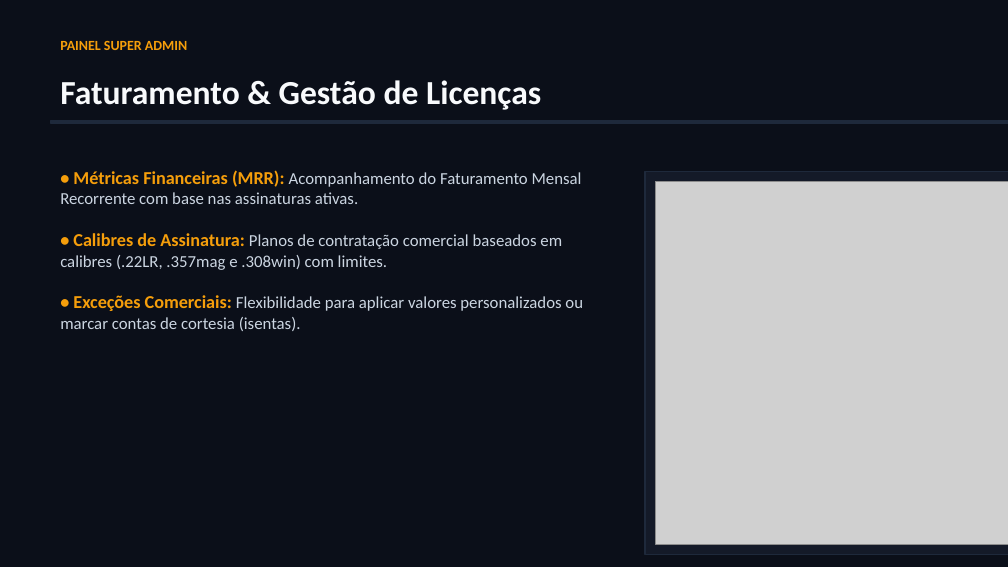
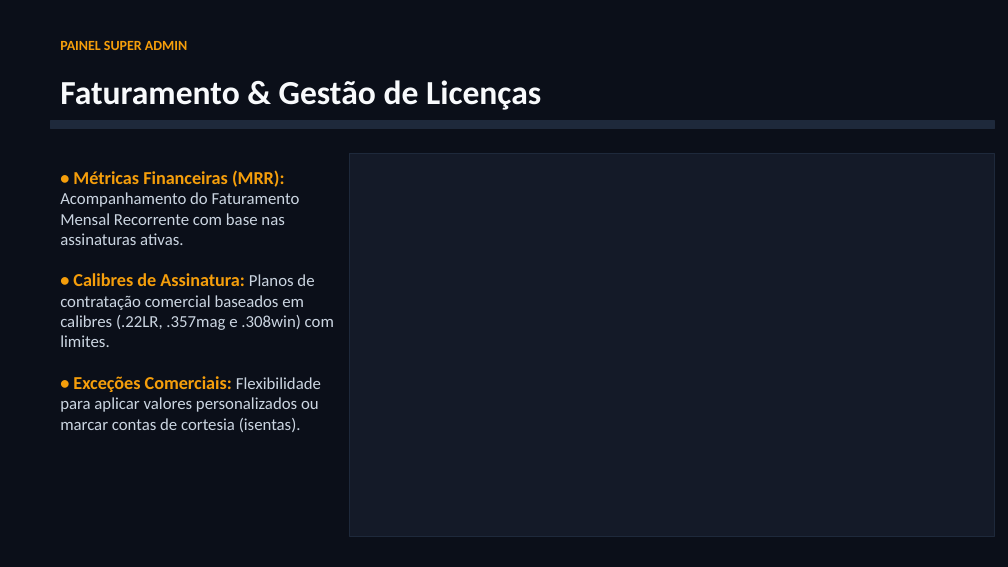
Before and after one commit to portalgcac/gcac-gerador-os-, a slide deck: slide 5 of apresentacao_portal_gcac.pptx. Drawn at 1008x567 pixels with LibreOffice and Linux fonts; fonts in the diff are those of the drawing; grey boxes stand for pictures. Boxes give left, top, right and bottom in pixels: in the first picture for what was removed or moved away, otherwise in the second. Text is boxed around its words. In the diff, an @@ line names an element or a change of style, - is before the commit and + after.

```diff
--- a/apresentacao_portal_gcac.pptx
+++ b/apresentacao_portal_gcac.pptx
@@ rectangle resized from (x1=50, y1=121, x2=1008, y2=123) to (x1=50, y1=121, x2=995, y2=128) @@
@@ text "• Métricas Financeiras (MRR): Acompanhamento ..." rewrapped from (x1=60, y1=170, x2=583, y2=331) to (x1=60, y1=170, x2=334, y2=432) @@
@@ rectangle resized from (x1=645, y1=171, x2=1008, y2=554) to (x1=349, y1=153, x2=994, y2=536) @@
@@ picture removed at (x1=655, y1=181, x2=1008, y2=544) @@
```
Also in this commit, not shown: 9 other slides changed, 16 other files.
